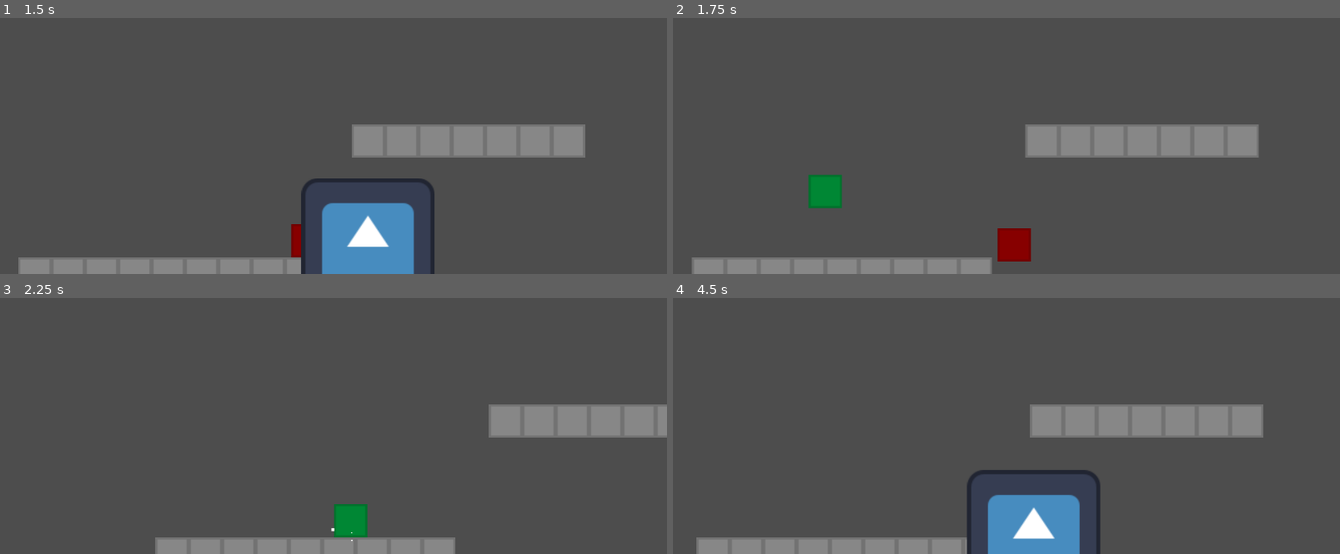
Above: before the commit, frames 1-4 (two rows, left to right).
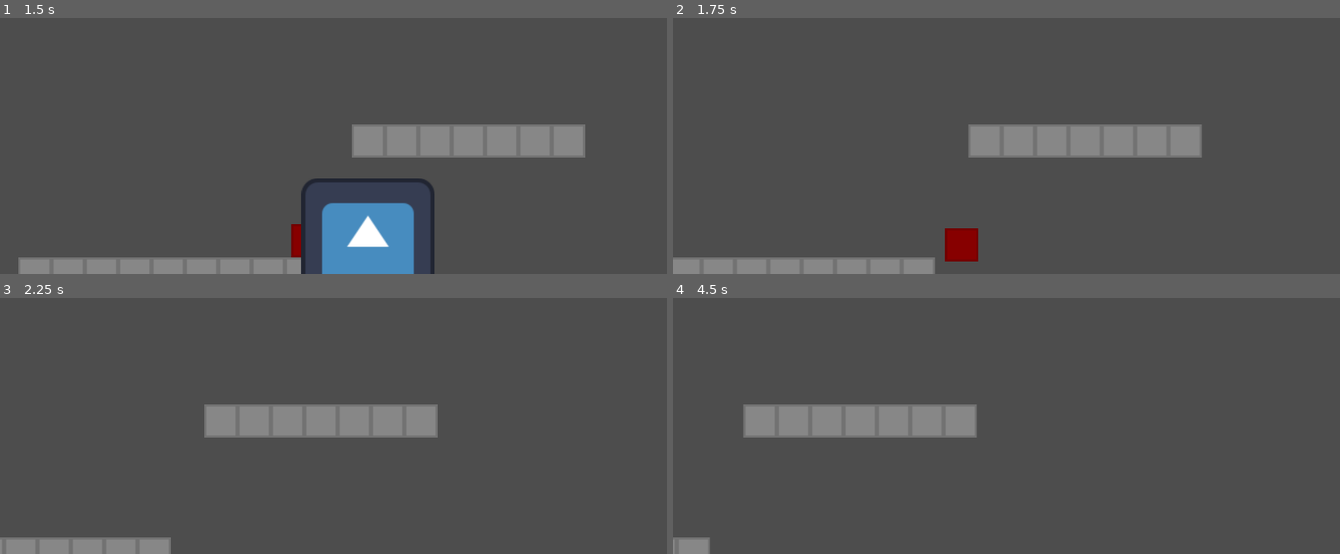
Above: after the commit, the same moments.

Repository: JumbledOne/RPHGameProject
Game: Godot game, scene res://scenes/game_scene/game_scene.tscn
Same seed, same stepped clock (60 frames per second), same inputs: the game is played once before the commit and once after it. The engine's default icon, where the game draws it, is replaced by a stand-in: a white triangle on a blue panel in a dark square.
Inputs:
- Up to frame 1 (1.5 s): hold I (ability) 0.53-1.28 s; hold D (right) from 0.53 s (still down); tap Space (jump) at 0.77 s; tap E (attack) at 1.35 s
- Up to frame 2 (1.75 s): keep holding D (right); tap Space (jump) at 1.52 s
- Up to frame 3 (2.25 s): release D (right) at 2.03 s; hold A (left) from 2.03 s (still down); hold I (ability) from 2.03 s (still down)
- Up to frame 4 (4.5 s): release A (left) at 2.78 s; release I (ability) at 2.78 s; hold D (right) 2.78-4.28 s; tap E (attack) at 2.85, 4.35 s; tap Space (jump) at 3.02, 3.77 s; hold I (ability) 3.53-4.28 s; hold A (left) from 4.28 s (still down)

Frame 1 is identical in both runs. In frame 2, 4.8% of the frame differs, in the area x 0-88%, y 41-100%; in frame 3, 13%; in frame 4, 16%, in the area x 0-89%, y 41-100%.

Commit message:
Made a separate base entity class with health

Diff:
--- /dev/null
+++ b/src/scripts/entity/entity.gd
@@ -0,0 +1,37 @@
+class_name Entity
+extends CharacterBody2D
+# Contains basic health logic
+
+@export_category("Health")
+@export var max_health: int = 3
+@export var health: int = max_health:
+	set(v):
+		var new_health: int = clamp(v, 0, max_health)
+		var health_diff: int = new_health - health
+		health = new_health
+		if health_diff < 0:
+			damaged.emit()
+		elif health_diff > 0:
+			healed.emit()
+		if health <= 0:
+			die()
+
+# Action vars
+var player_action: BasePlayerAction
+
+signal died
+signal damaged
+signal healed
+
+# # # # # # # # # # # #
+# Health
+func heal(amount: int = 1):
+	health += amount
+
+func hurt(amount: int = 1):
+	health -= amount
+	print("player HP:" , health)
+
+func die():
+	died.emit()
+	queue_free()
--- a/src/scripts/player/classes/platformer_entity.gd
+++ b/src/scripts/entity/platformer_entity.gd
@@ -1,5 +1,5 @@
-extends CharacterBody2D
 class_name PlatformerEntity
+extends Entity
 # A base class that only handles movement
 # Handle everything else in subclasses
 
--- a/src/scripts/player/player.gd
+++ b/src/scripts/player/player.gd
@@ -4,44 +4,6 @@
 @export_category("World")
 @export var death_altitude: float = 128 # Below this point the player dies
 
-# Health vars
-const MAX_HEALTH: int = 3
-var health: int = MAX_HEALTH:
-	set(v):
-		var new_health: int = clamp(v, 0, MAX_HEALTH)
-		var health_diff: int = new_health - health
-		health = new_health
-		health_changed.emit(health_diff)
-		if health <= 0:
-			die()
-
-# Action vars
-var player_action: BasePlayerAction
-
-signal died
-signal health_changed(diff: int)
-
-func _ready() -> void:
-	super()
-	GameManager.player = self
-
-func _physics_process(delta: float) -> void:
-	super(delta)
-	if position.y >= death_altitude:
-		die()
-
-# # # # # # # # # # # #
-# hurt
-func hurt():
-	health -= 1
-	print("player HP:" , health)
-
-# # # # # # # # # # # #
-# Health
-func die():
-	died.emit()
-	queue_free()
-
 # # # # # # # # # # # #
 # Actions
 func do_action():
Not shown, added: src/scripts/entity/entity.gd.uid
Renamed: src/scripts/player/classes/platformer_entity.gd.uid -> src/scripts/entity/platformer_entity.gd.uid
